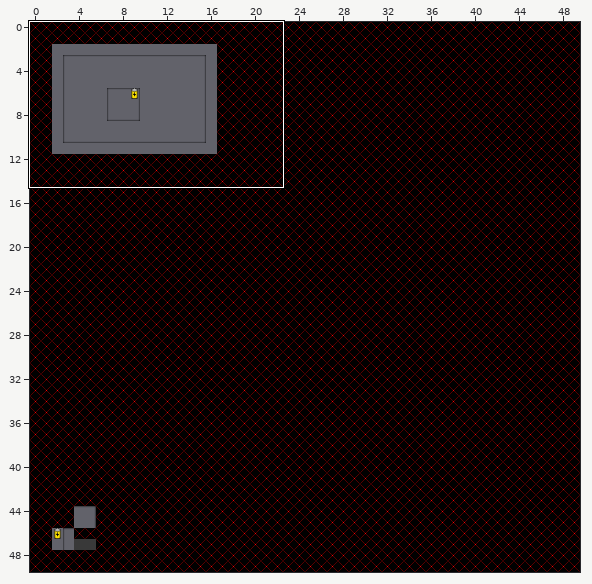
Tiled map: assets/test.tmx. Above: a wide view before the commit, with the close-up outlined.
Close-up. Before:
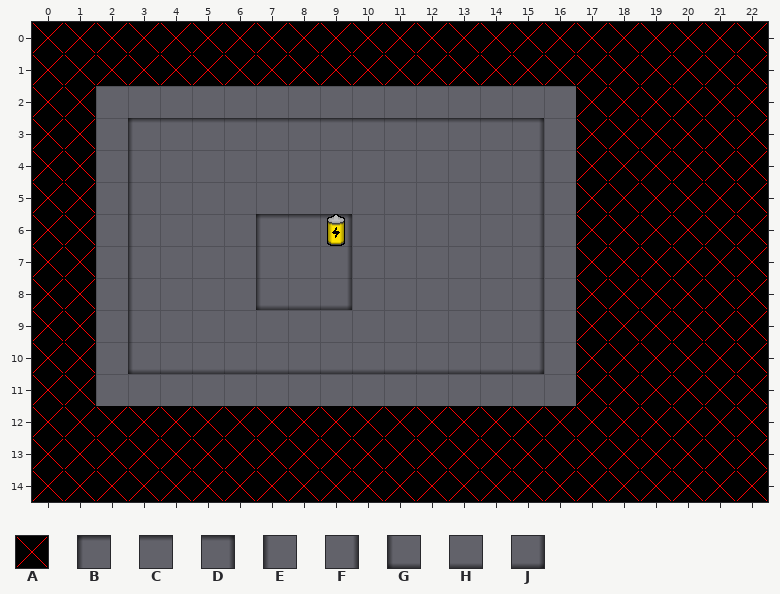
Cells are 32x32 px. Shown: x 0..22, y 0..14.
Key: from "tilemap": A 0, B 33, C 34, D 35, E 65, F 67, G 97, H 98, J 99.
_ is an empty cell.
Layers that did not change in this view are not listed.
Layer "ground" before, first column x 0:
 0 AAAAAAAAAAAAAAAAAAAAAAA
 1 AAAAAAAAAAAAAAAAAAAAAAA
 2 AA_______________AAAAAA
 3 AA_BCCCCCCCCCCCD_AAAAAA
 4 AA_E___________F_AAAAAA
 5 AA_E___________F_AAAAAA
 6 AA_E___BCD_____F_AAAAAA
 7 AA_E___E_F_____F_AAAAAA
 8 AA_E___GHJ_____F_AAAAAA
 9 AA_E___________F_AAAAAA
10 AA_GHHHHHHHHHHHJ_AAAAAA
11 AA_______________AAAAAA
12 AAAAAAAAAAAAAAAAAAAAAAA
13 AAAAAAAAAAAAAAAAAAAAAAA
14 AAAAAAAAAAAAAAAAAAAAAAA
After:
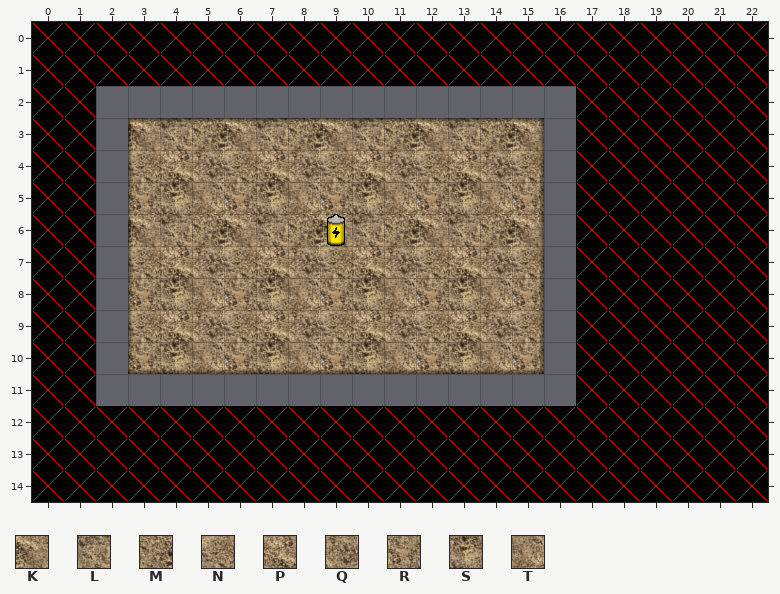
Further tiles: from "tilemap": K 129, L 130, M 131, N 161, P 162, Q 163, R 193, S 194, T 195.
Tiles of an added or newly shown layer are drawn over the layers below it.
From old to new:
Layer "ground":
y 3: x 3..15 BCCCCCCCCCCCD -> KLMKLMKLMKLMK
y 4: x 3..15 E___________F -> NPQNPQNPQNPQN
y 5: x 3..15 E___________F -> RSTRSTRSTRSTR
y 6: x 3..15 E___BCD_____F -> KLMKLMKLMKLMK
y 7: x 3..15 E___E_F_____F -> NPQNPQNPQNPQN
y 8: x 3..15 E___GHJ_____F -> RSTRSTRSTRSTR
y 9: x 3..15 E___________F -> NPQNPQNPQNPQN
y 10: x 3..15 GHHHHHHHHHHHJ -> RSTRSTRSTRSTR
Layer "shades" (added):
y 3: x 3..15 _____________ -> BCCCCCCCCCCCD
y 4..9: x 3 _ -> E; x 15 _ -> F
y 10: x 3..15 _____________ -> GHHHHHHHHHHHJ
Boxes around the changes in both close-ups, in picture pixels (x1, y1, x2, y2):
changed: (128, 118, 544, 374)
